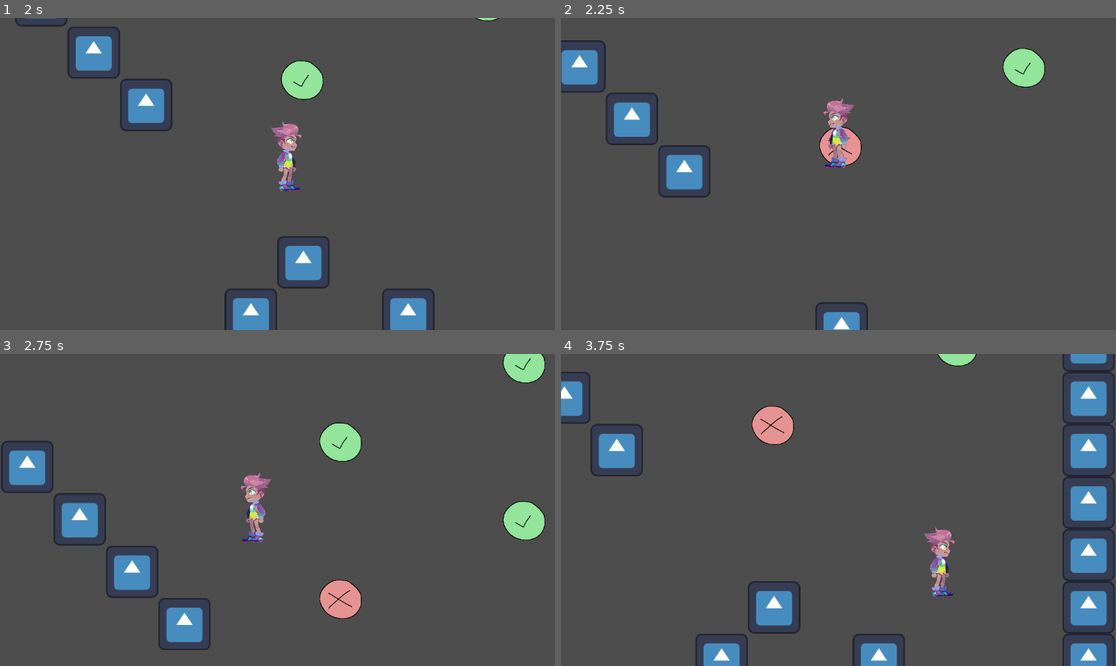
Above: before the commit, frames 1-4 (two rows, left to right).
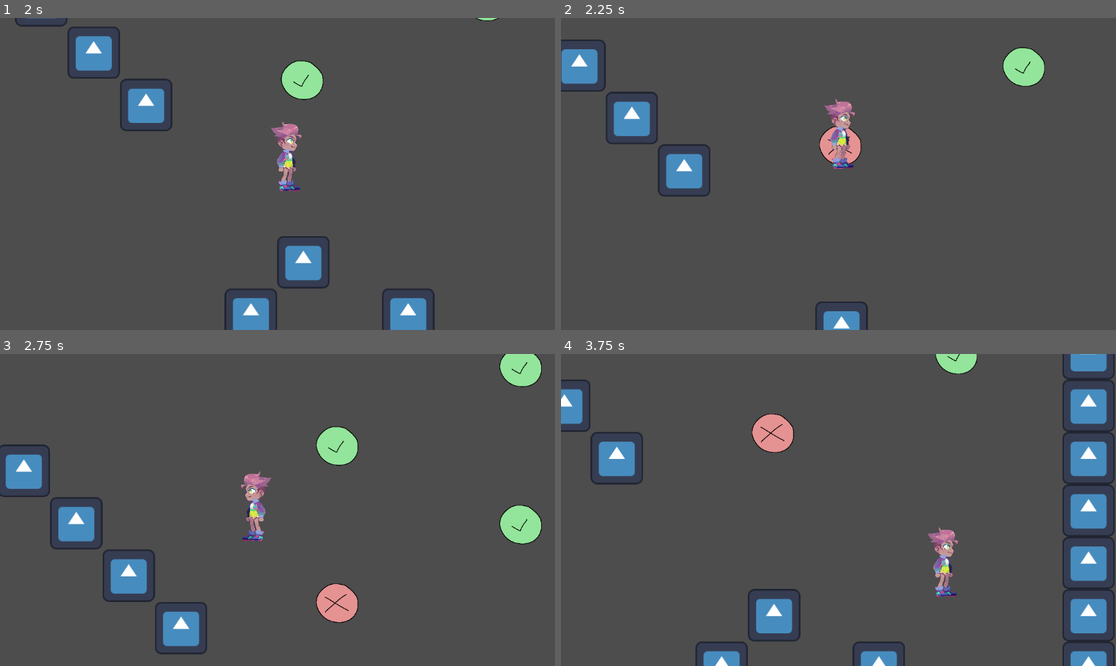
Above: after the commit, the same moments.

Repository: pepperfruits/Aurelia
Game: Godot game, scene res://Levels/TestingLevel/testing_level.tscn
The game is run twice, just before and just after one commit, with the same random seed, the same clock (stepped at 60 frames per second) and the same inputs. The engine's default icon, where the game draws it, is replaced by a stand-in: a white triangle on a blue panel in a dark square.
Inputs:
- Up to frame 1 (2 s): hold Right (move_right) from 0.53 s (still down); tap Z (jump) at 0.6, 0.77, 1.07, 1.52, 1.55, 1.82 s; tap C (dash) at 1.35 s
- Up to frame 2 (2.25 s): release Right (move_right) at 2.03 s; hold Left (move_left) from 2.03 s (still down); tap Z (jump) at 2.1 s
- Up to frame 3 (2.75 s): keep holding Left (move_left)
- Up to frame 4 (3.75 s): release Left (move_left) at 2.78 s; hold Right (move_right) from 2.78 s (still down); tap C (dash) at 2.85 s; tap Z (jump) at 3.02, 3.05, 3.32, 3.6 s

Frame 1 is identical in both runs. In frame 2, 1.5% of the frame differs, in the area x 0-88%, y 6-100%; in frame 3, 4.7%; in frame 4, 7.5%, in the area x 0-100%, y 0-100%.

Commit message:
Changed grapple deadzone

Diff:
--- a/Player/Movement.gd
+++ b/Player/Movement.gd
@@ -46,7 +46,7 @@
 ## How long it takes to grapple to a point
 @export var GRAPPLE_TIME : float = 0.05
 ## How close being on top of a hook counts as finishing the grapple
-@export var GRAPPLE_DEADZONE : float = 50.0
+@export var GRAPPLE_DEADZONE : float = 25.0
 #endregion
 
 #region Variables
@@ -64,6 +64,8 @@
 var grappling : bool = false
 ## Where you want to reach when grappling to a hook
 var grapple_target_position : Vector2 = Vector2.ZERO
+## True if you are holding jump, and hanging on a hook
+var hanging : bool = false
 #endregion
 
 func _process(delta):
